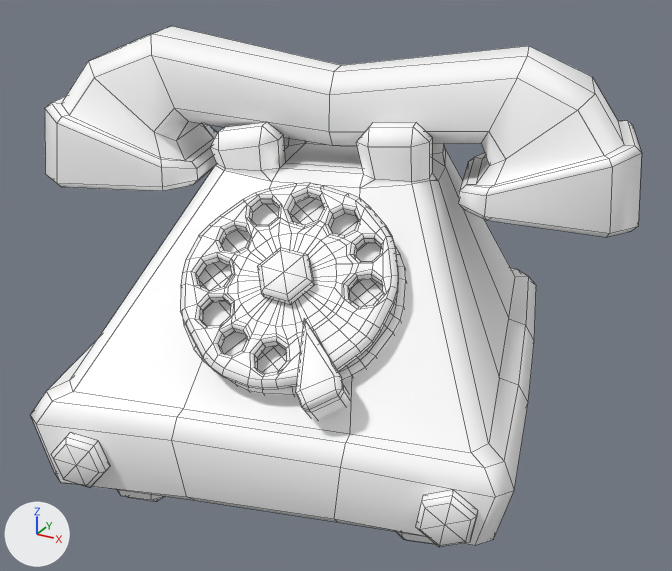
Renders of the FBX model Assets/Animation/FrankoAnim_ColtonSnook 1.fbx from each side of a commit.
Both versions are drawn from a camera (50 mm lens) standing at (-0.679, -0.773, 1.338) and looking at (-0.987, -0.214, 1.058). The lights are fixed; the arrows at lower left show +X, +Y and +Z. Both versions are drawn at frame 105 of the action 'Telephone_lp.001|Telephone_lp.001Action'; the numbers are the values there. Mesh edges are drawn as thin lines.

The first picture shows 'Telephone_lp', 'Telephone_lp.001'.
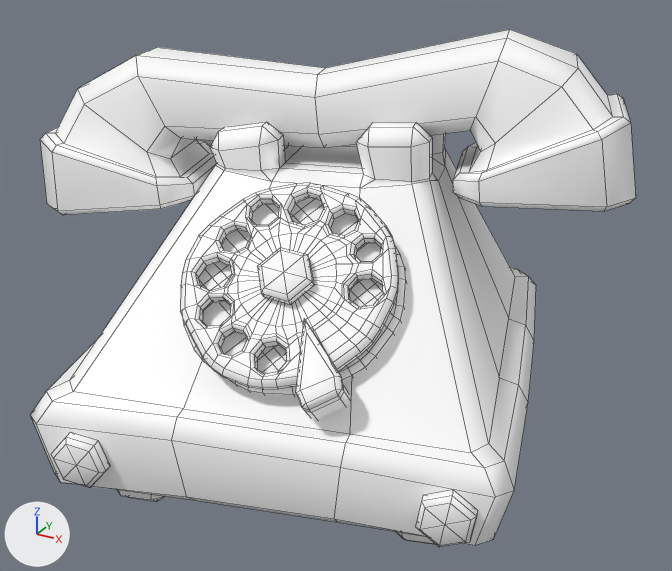
Boxes [x1, y1, x2, y2] around the edits, measured in the pictures (672 x 571 px):
'Telephone_lp.001', moved, turned, rescaled: before [45, 26, 641, 237]; after [40, 29, 636, 215]

The change, as a list of edits to the scene's bpy script:
```text
Change me_telephone_lp_001:
    where me_telephone_lp_001.from_pydata(...)  # 136 vertices, 134 faces; spans x -51.9..52.6, y -11.2..19.4, z -14.8..14.8
    used by ob_telephone_lp_001; location = (-1.0059, -0.1791, 1.1569); rotation_euler = (1.571, 0.0701, 0.268), in degrees (90, 4, 15); scale = (0.00418, 0.00418, 0.00418)
    me_telephone_lp_001 part 1: the whole mesh is turned -90 degrees about the x axis through the mesh origin and scaled by 100
Change ob_telephone_lp_001:
    ob_telephone_lp_001.location: (-1.0059, -0.1791, 1.1569) -> (-1.0122, -0.1803, 1.1545)
    ob_telephone_lp_001.rotation_euler: (1.571, 0.0701, 0.268) -> (-3.142, -0.0317, 0.268)  # degrees (90, 4, 15) -> degrees (-180, -1.8, 15)
    ob_telephone_lp_001.scale: (0.00418, 0.00418, 0.00418) -> (0.0000418, 0.0000418, 0.0000418)
```
